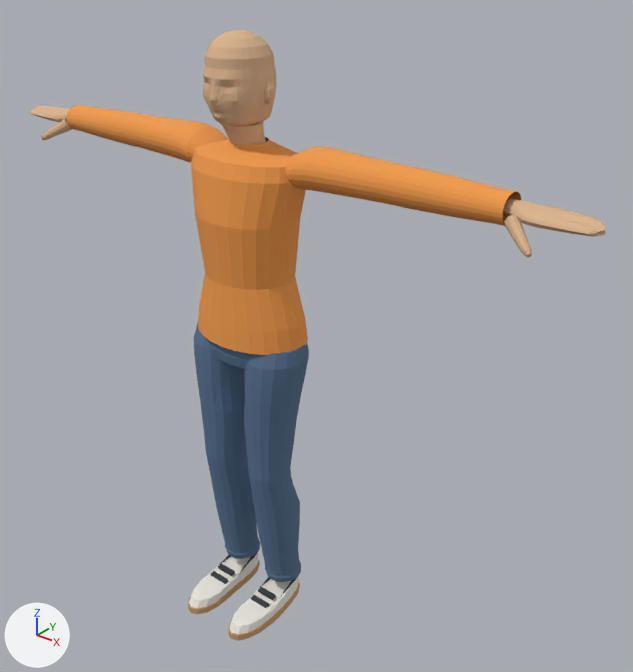
One commit to the glTF model public/avatar/figure_f.glb: the scene before it, then after it.
Camera for both pictures: a 50 mm camera at (1.56, -1.63, 2.02) aimed at (0.15, 0.12, 0.93). The axes (+X, +Y, +Z) are drawn at lower left. The lights are the same throughout. The first picture is the older version. Vertices at exactly the same position are counted once.

The scene before the commit, as lines of its bpy script (objects in view):
```python
me_citywalker = bpy.data.meshes.new('CityWalker')
me_citywalker.from_pydata(...)  # 2790 vertices, 5320 faces; spans x -0.96..0.96, y -0.21..0.15, z 0.0..1.76
me_citywalker.materials.append(mat_walkerpalette)
ob_walker = bpy.data.objects.new('Walker', me_citywalker)
ob_walker.location = (0.0, 0.0, 0.0)
```
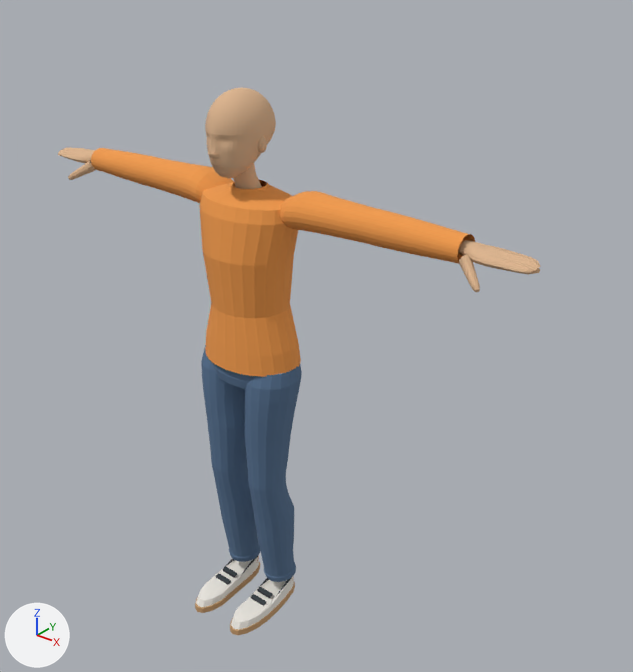
Where the change shows, as pixel boxes [x1, y1, x2, y2] in the pictures (633 x 672 px):
```json
{"object": "Walker", "change": "reshaped, rescaled", "before": [30, 30, 606, 641], "after": [58, 88, 540, 635], "on screen": "16% narrower, 10% shorter"}
{"part": 1, "of": "me_citywalker", "change": "reshaped", "before": [203, 30, 276, 145], "after": [205, 88, 276, 189]}
```

The change, as JSON lines over the scene's bpy script:
```json
{"block": "me_citywalker", "where": "# used by ob_walker; location = (0.0, 0.0, 0.0)"}
{"op": "remove", "block": "me_citywalker", "code": "me_citywalker.from_pydata(...)  # 2790 vertices, 5320 faces; spans x -0.96..0.96, y -0.21..0.15, z 0.0..1.76"}
{"op": "add", "block": "me_citywalker", "code": "me_citywalker.from_pydata(...)  # 4166 vertices, 8072 faces; spans x -0.96..0.96, y -0.21..0.15, z 0.0..1.76"}
{"block": "me_citywalker", "change": "me_citywalker part 1: 170 vertices moved from x -0.09..0.09, y -0.09..0.08, z 1.52..1.76 to x -0.09..0.09, y -0.11..0.08, z 1.52..1.76; 296 vertices removed from x -0.1..0.1, y -0.1..0.11, z 1.43..1.76; 1672 vertices added at x -0.1..0.1, y -0.12..0.12, z 1.45..1.76"}
{"op": "set", "path": "ob_walker.scale", "old": "(1.0, 1.0, 1.0)", "new": "(0.865, 0.921, 0.921)"}
```
